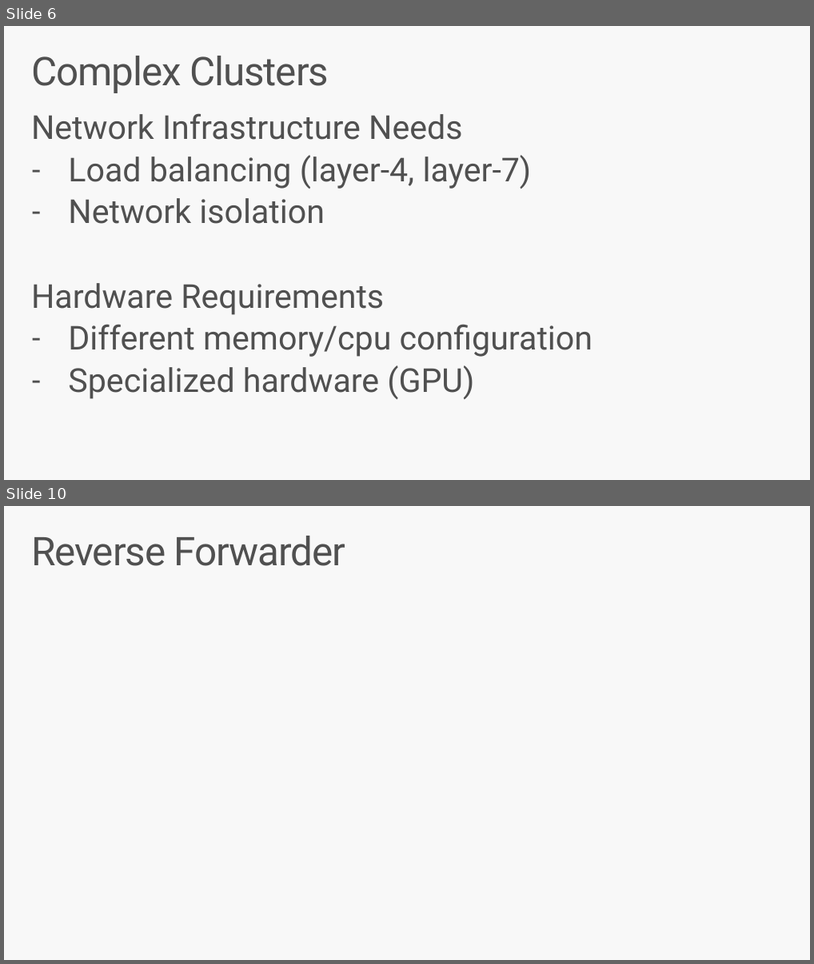
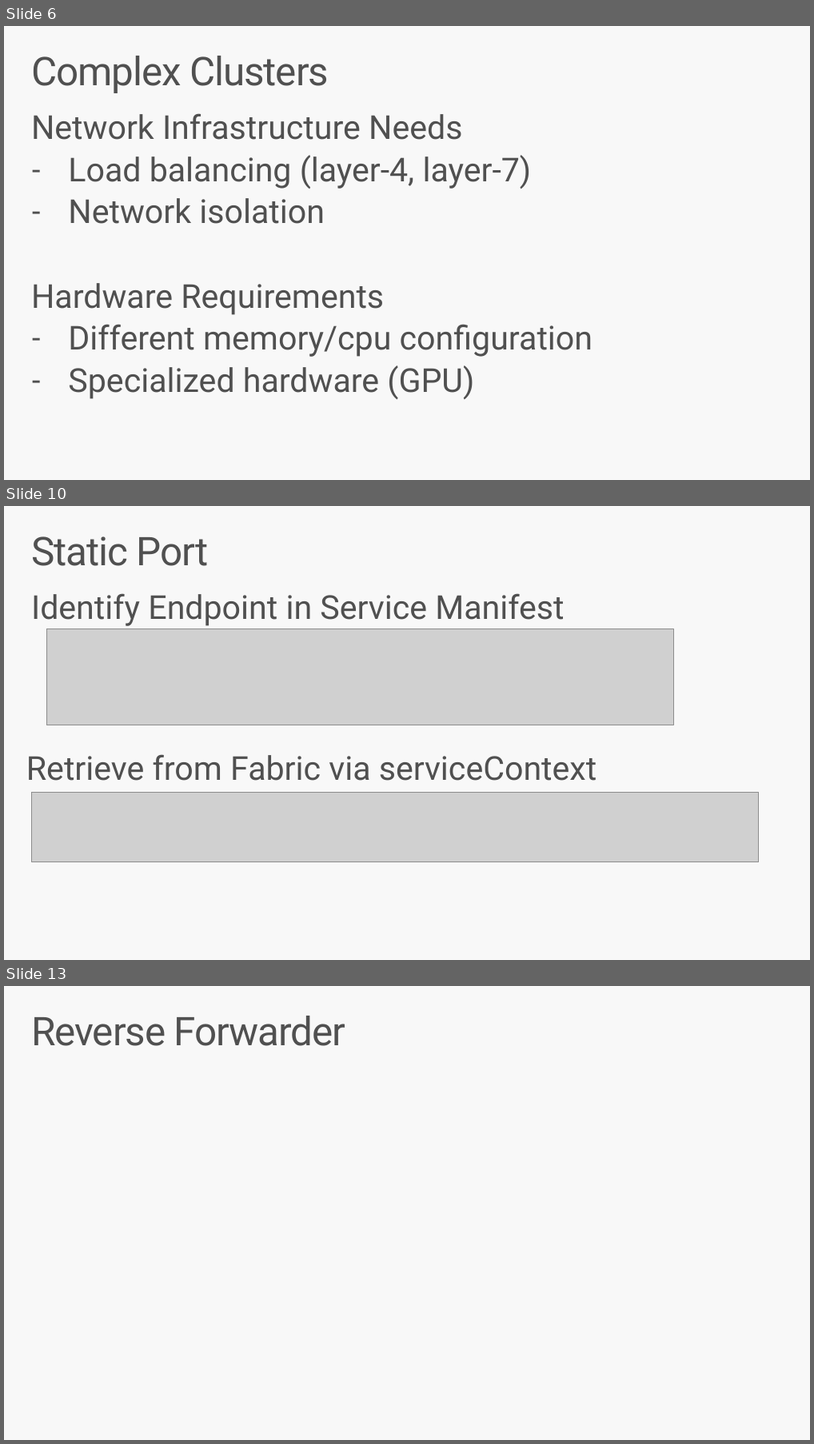
Before and after one commit to brentstineman/PersonalStuff, a slide deck: Presentations/Service Fabric/ServiceFabric Beyond Hello Workshop.pptx. Shown one above the other, each under a label of ours: slides 6 and 10 before the commit, slides 6, 10 and 13 after it; the slides between them are not shown. The pictures are 814x964 and 814x1444 pixels, drawn with LibreOffice and Linux fonts; fonts in the diff are those of the drawing; grey boxes stand for pictures. Boxes give left, top, right and bottom in pixels: in the first picture for what was removed or moved away, otherwise in the second. Text is boxed around its words. In the diff, an @@ line names an element or a change of style, - is before the commit and + after.

```diff
--- a/Presentations/Service Fabric/ServiceFabric Beyond Hello Workshop.pptx
+++ b/Presentations/Service Fabric/ServiceFabric Beyond Hello Workshop.pptx
@@ slide 10 added at bbox=[4, 506, 810, 960], background #F8F8F8 @@
@@ title added at bbox=[31, 536, 208, 566], 48 pt, text #505050 @@
+Static Port
@@ text added at bbox=[31, 593, 564, 626], 40 pt, text #505050 @@
+Identify Endpoint in Service Manifest
@@ picture added at bbox=[46, 628, 674, 724] @@
@@ text added at bbox=[26, 754, 598, 780], 40 pt, text #505050 @@
+Retrieve from Fabric via serviceContext
@@ picture added at bbox=[32, 792, 759, 861] @@
@@ what was slide 10 is now slide 13 @@
```
Also in this commit, not shown: 3 slides changed, 3 other slides added, 2 slides removed, 3 other files.
